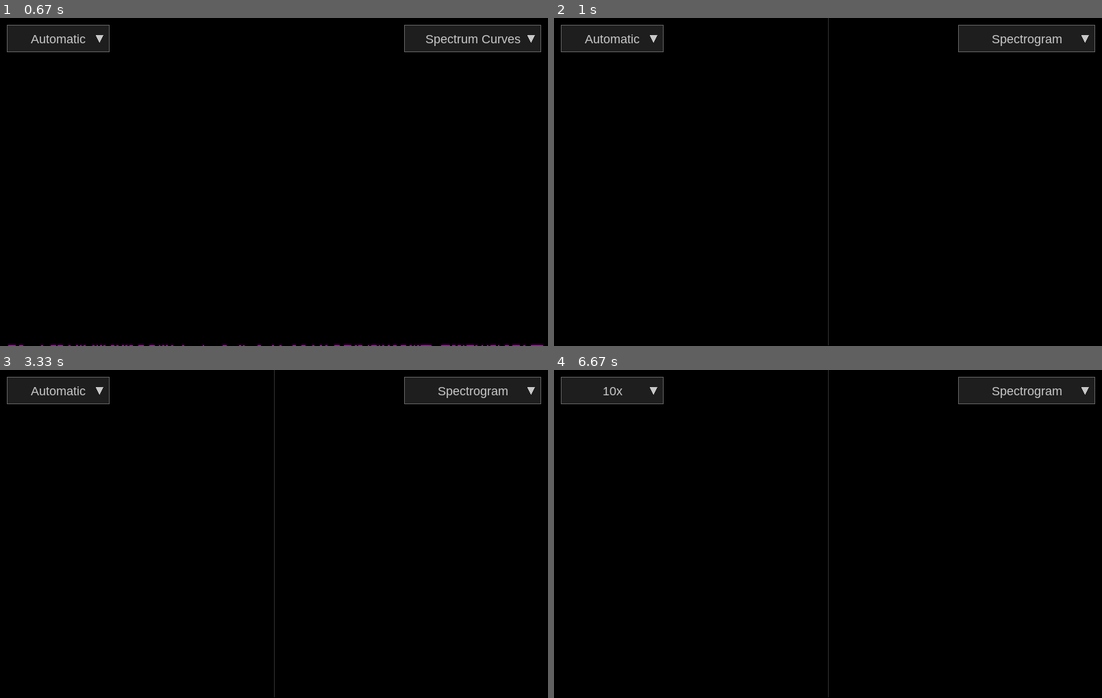
Above: before the commit, frames 1-4 (two rows, left to right).
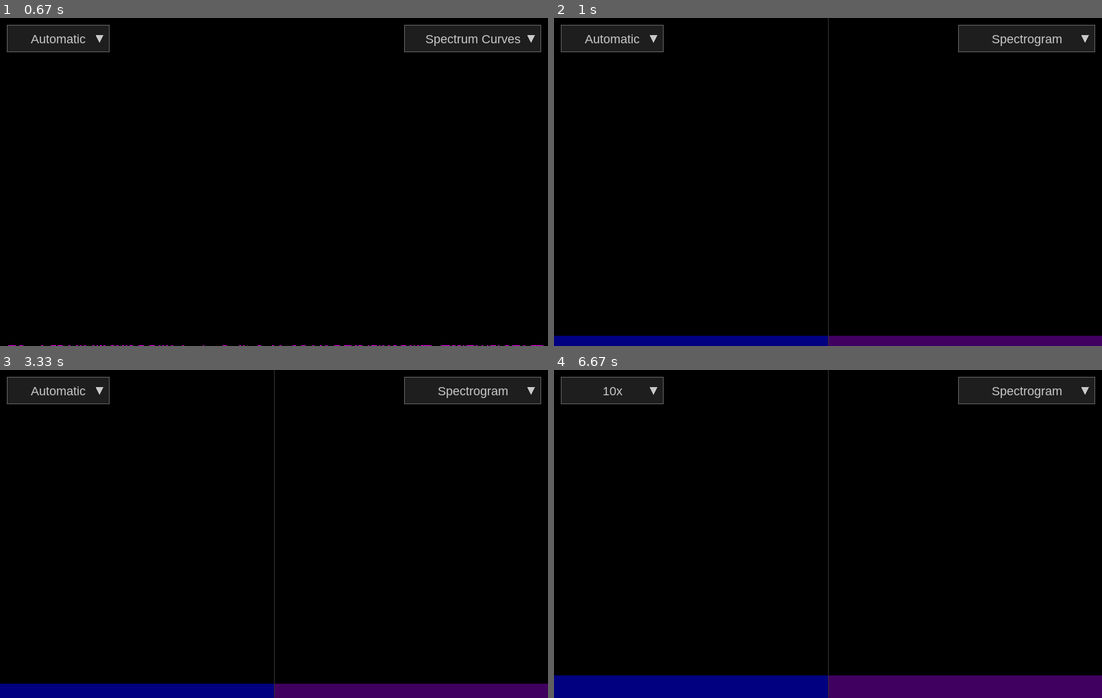
Above: after the commit, the same moments.

Repository: godelayheehoo/AudioViz
Game: pygame game, started from src/main.py
Same seed, same stepped clock (60 frames per second), same inputs: the game is played once before the commit and once after it.
Inputs (mouse positions are in pixels of both pictures, inside the frame that each line leads up to):
- Up to frame 1 (0.67 s): tap Space at 0.33 s
- Up to frame 2 (1 s): tap Space at 0.73 s
- Up to frame 3 (3.33 s): tap Space at 1.03, 1.23, 1.57, 1.87, 2.07, 2.37, 2.63, 2.97, 3.27 s
- Up to frame 4 (6.67 s): tap Space at 3.4, 4.47, 4.77, 5.13, 5.53, 5.83, 6.03, 6.33, 6.53 s; click "Automatic" at 3.78 s; click (652, 566) at 4.12 s

Frame 1 is identical in both runs. In frame 2, 3.1% of the frame differs, in the area x 0-100%, y 96-100%; in frame 3, 4.4%; in frame 4, 6.9%, in the area x 0-100%, y 93-100%.

Commit message:
pi helpers

Diff:
--- /dev/null
+++ b/config_pi.py
@@ -0,0 +1,25 @@
+"""
+Raspberry Pi Zero 2 WH Optimized Configuration
+
+This configuration reduces memory usage and computational load
+for the limited resources of the Pi Zero 2 (512MB RAM, 4-core ARM).
+"""
+
+# Audio Settings
+SAMPLE_RATE = 44100
+CHUNK_SIZE = 512      # Reduced from 1024 - less latency, less memory
+CHANNELS = 2          # Stereo input
+
+# FFT Settings
+FFT_SIZE = 1024       # Reduced from 2048 - half the memory, faster processing
+SMOOTHING = 0.6       # Slightly more smoothing for stability
+
+# Rendering Settings
+FPS = 30              # Reduced from 60 - half the CPU load
+WINDOW_WIDTH = 800    # Match your display
+WINDOW_HEIGHT = 480   # Match your display
+FULLSCREEN = True     # Use fullscreen on Pi display
+
+# Pi-Specific Optimizations
+USE_LIVE_AUDIO = True  # Default to live audio instead of file playback
+DEFAULT_DEVICE = "hw:0,0"  # PCM1808 I2S device
--- a/src/render/pygame_render.py
+++ b/src/render/pygame_render.py
@@ -221,27 +221,49 @@
 
 
     def _generate_colormap_cyan(self):
-        """Generate cyan colormap: Black -> Dark Cyan -> Cyan -> Bright Cyan"""
+        """Generate cyan colormap: Deep Blue -> Cyan -> Bright Cyan -> White"""
         cmap = np.zeros((256, 3), dtype=np.uint8)
         for i in range(256):
-            if i < 85:  # Dark cyan
-                cmap[i] = (0, int(np.clip(i * 3, 0, 255)), int(np.clip(i * 3, 0, 255)))
-            elif i < 170:  # Cyan
-                cmap[i] = (0, int(np.clip(85*3 + (i-85)*2, 0, 255)), 255)
-            else:  # Bright cyan -> white
-                cmap[i] = (int(np.clip((i-170)*3, 0, 255)), 255, 255)
+            if i < 85:  # Deep blue to cyan
+                # Start with deep blue (0, 0, 128) and transition to cyan
+                r = 0
+                g = int(i * 3.0)  # 0 to 255
+                b = int(128 + i * 1.5)  # 128 to 255
+                cmap[i] = (r, int(np.clip(g, 0, 255)), int(np.clip(b, 0, 255)))
+            elif i < 170:  # Cyan to bright cyan
+                r = 0
+                g = 255
+                b = 255
+                cmap[i] = (r, g, b)
+            else:  # Bright cyan to white
+                fade = (i - 170) / 85.0
+                r = int(fade * 255)
+                g = 255
+                b = 255
+                cmap[i] = (int(np.clip(r, 0, 255)), g, b)
         return cmap
 
     def _generate_colormap_magenta(self):
-        """Generate magenta colormap: Black -> Dark Magenta -> Magenta -> Bright Magenta"""
+        """Generate magenta colormap: Deep Purple -> Magenta -> Bright Magenta -> White"""
         cmap = np.zeros((256, 3), dtype=np.uint8)
         for i in range(256):
-            if i < 85:  # Dark magenta
-                cmap[i] = (int(np.clip(i * 3, 0, 255)), 0, int(np.clip(i * 3, 0, 255)))
-            elif i < 170:  # Magenta
-                cmap[i] = (255, 0, int(np.clip(85*3 + (i-85)*2, 0, 255)))
-            else:  # Bright magenta -> white
-                cmap[i] = (255, int(np.clip((i-170)*3, 0, 255)), 255)
+            if i < 85:  # Deep purple to magenta
+                # Start with deeper purple (64, 0, 96) and transition to magenta
+                r = int(64 + i * 2.25)  # 64 to 255
+                g = 0
+                b = int(96 + i * 1.87)  # 96 to 255
+                cmap[i] = (int(np.clip(r, 0, 255)), g, int(np.clip(b, 0, 255)))
+            elif i < 170:  # Magenta - make it brighter
+                r = 255
+                g = int((i - 85) * 1.5)  # 0 to ~127 for a bit of brightness
+                b = 255
+                cmap[i] = (r, int(np.clip(g, 0, 255)), b)
+            else:  # Bright magenta to white
+                fade = (i - 170) / 85.0
+                r = 255
+                g = int(127 + fade * 128)  # Continue from 127 to 255
+                b = 255
+                cmap[i] = (r, int(np.clip(g, 0, 255)), b)
         return cmap
 
     def _analyze_frequency_bands(self, spectrum):
Not shown, added: PI_QUICKSTART.md
Not shown, changed: RASPBERRY_PI_SETUP.md
Not shown, added: run_pi.sh
